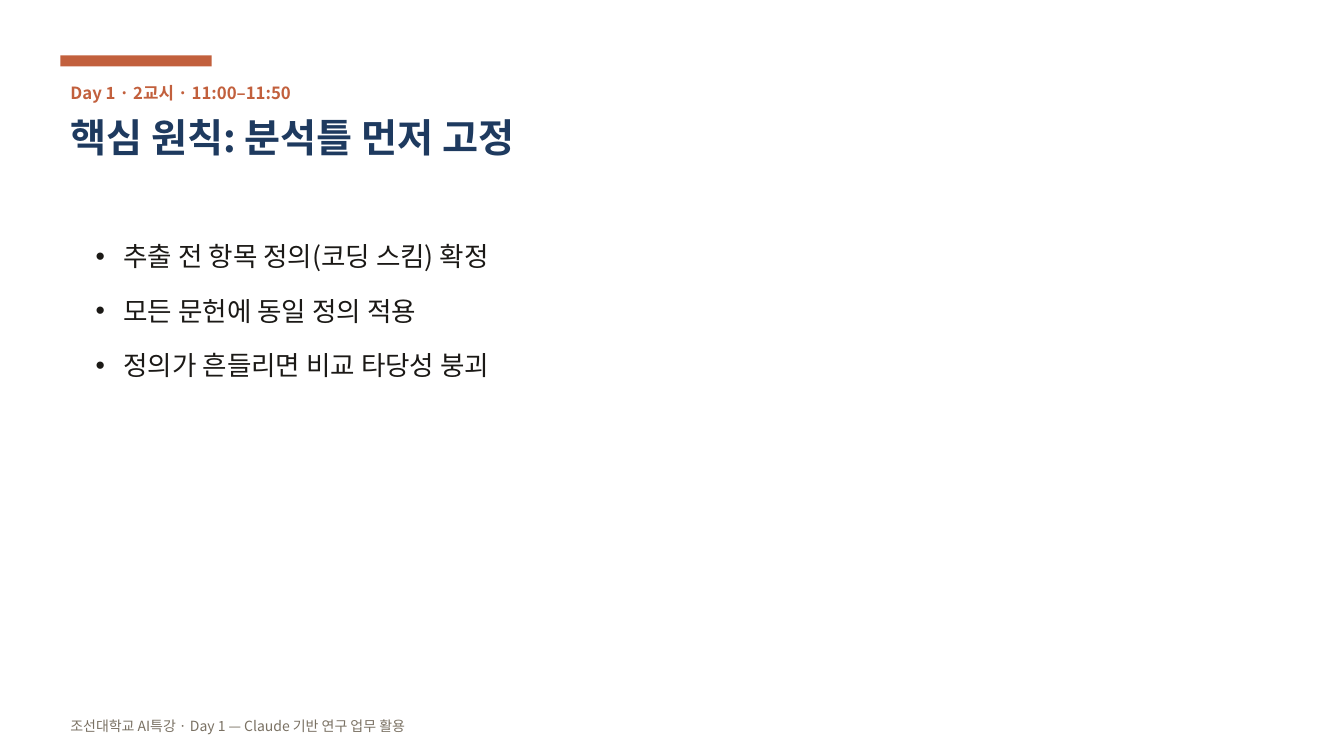
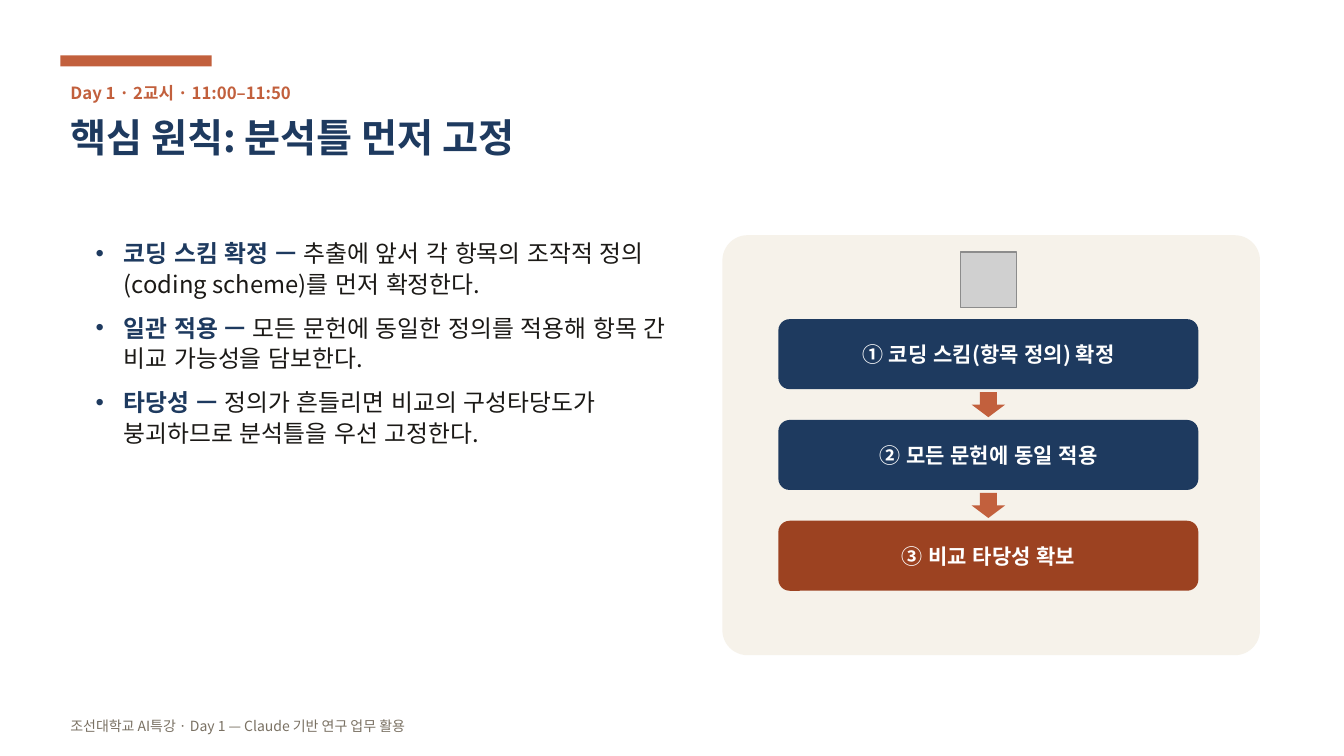
Before and after one commit to aebonlee/chosun, a slide deck: slide 16 of public/ppt/chosun-ai-day1.pptx (slide 14 before the commit). Drawn at 1344x756 pixels with LibreOffice and Linux fonts; fonts in the diff are those of the drawing; grey boxes stand for pictures. Boxes give left, top, right and bottom in pixels: in the first picture for what was removed or moved away, otherwise in the second. Text is boxed around its words. In the diff, an @@ line names an element or a change of style, - is before the commit and + after.

```diff
--- a/public/ppt/chosun-ai-day1.pptx
+++ b/public/ppt/chosun-ai-day1.pptx
@@ rounded rectangle added at <box>723,235,1260,655</box>, fill #F6F2EA @@
@@ text at <box>124,242,666,444</box>: text changed; size 19 to 17 pt @@
-• 추출 전 항목 정의(코딩 스킴) 확정
-• 모든 문헌에 동일 정의 적용
-• 정의가 흔들리면 비교 타당성 붕괴
+• 코딩 스킴 확정 — 추출에 앞서 각 항목의 조작적 정의(coding scheme)를 먼저 확정한다.
+• 일관 적용 — 모든 문헌에 동일한 정의를 적용해 항목 간 비교 가능성을 담보한다.
+• 타당성 — 정의가 흔들리면 비교의 구성타당도가 붕괴하므로 분석틀을 우선 고정한다.
@@ picture added at <box>961,252,1017,309</box> @@
@@ rounded rectangle added at <box>778,320,1199,389</box>, fill #1E3A5F, 15 pt, text #FFFFFF, bold @@
+① 코딩 스킴(항목 정의) 확정
@@ down arrow added at <box>972,392,1005,417</box>, fill #C2603D @@
@@ rounded rectangle added at <box>778,420,1199,490</box>, fill #1E3A5F, 15 pt, text #FFFFFF, bold @@
+② 모든 문헌에 동일 적용
@@ down arrow added at <box>972,493,1005,518</box>, fill #C2603D @@
@@ rounded rectangle added at <box>778,521,1199,591</box>, fill #9C4221, 15 pt, text #FFFFFF, bold @@
+③ 비교 타당성 확보
```
Also in this commit, not shown: 53 other slides changed, 58 slides added, 1 other file.
